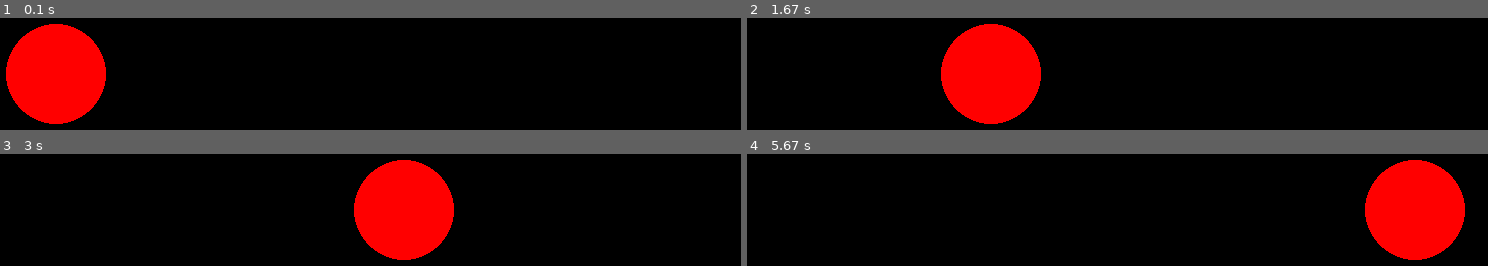
Above: before the commit, frames 1-4 (two rows, left to right).
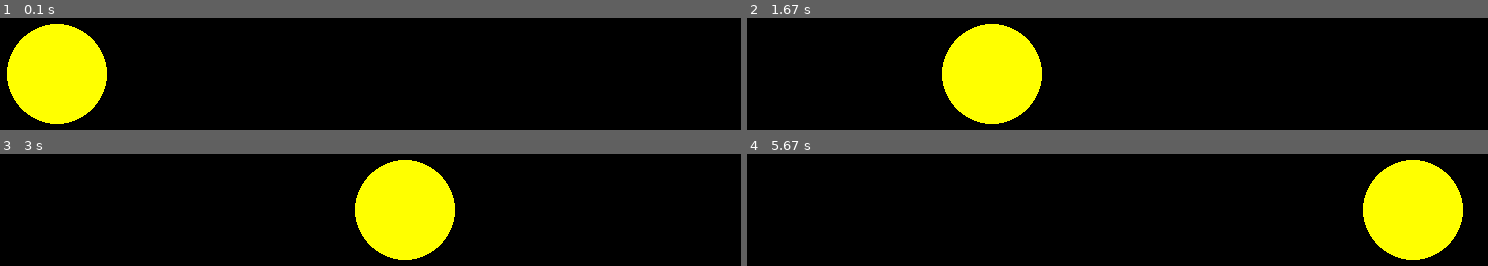
Above: after the commit, the same moments.

Repository: ttochaeva/pygame
Game: pygame game, started from main.py
The game is run twice, just before and just after one commit, with the same random seed, the same clock (stepped at 60 frames per second) and the same inputs.
Inputs:
- Up to frame 1 (0.1 s): no input
- Up to frame 2 (1.67 s): no input
- Up to frame 3 (3 s): no input
- Up to frame 4 (5.67 s): no input

The runs differ from the first frame. In frame 1, 9.5% of the frame differs, in the area x 0-15%, y 5-95%; in frame 2, 9.5%; in frame 3, 9.5%; in frame 4, 9.6%, in the area x 83-97%, y 5-95%.

Commit message:
all circle go to wall2

Diff:
--- a/main.py
+++ b/main.py
@@ -1,22 +1,54 @@
 import pygame
 FPS = 500
+m = 1
+
+class Ball():
+    def __init__(self, pas):
+        self.x = pas[0]
+        self.y = pas[1]
+        self.color = (255, 255, 0)
+        self.r = 50
+        self.m = 1
+        self.step_x = 0
+        self.step_y = 0
+
+
+    def move(self):
+        self.x += self.step_x
+        self.y += self.step_y
+
+    def change_dir(self, x, y):
+        self.step_x = x
+        self.step_y = y
+        if self.x + 50 == 800:
+            self.m = -1
+        if self.x == 50:
+            self.m = 1
+        self.x = self.x + self.m
+
+
+    def update(self):
+        pygame.draw.circle(screen, self.color, (self.x, self.y), self.r)
+
+
 clock = pygame.time.Clock()
-m = 1
+
 pygame.init()
 screen = pygame.display.set_mode((800, 600))
 x, y = 100, 100
 running = True
+first_ball = Ball((100, 100))
+first_ball.change_dir(1, 0)
 while running:
     for event in pygame.event.get():
         if event.type == pygame.QUIT:
             running = False
     screen.fill((0, 0, 0))
-    pygame.draw.circle(screen, (255, 0, 0), (x, y), 50)
-    if x + 50 == 800:
-        m = -1
-    if x == 50:
-        m = 1
-    x = x + m
+    first_ball.update()
+    first_ball.move()
+    if first_ball.x + first_ball.r == 800 or first_ball.x == first_ball.r:
+        first_ball.change_dir(-first_ball.step_x,0)
+
     clock.tick(FPS)
     pygame.display.flip()
     pass
